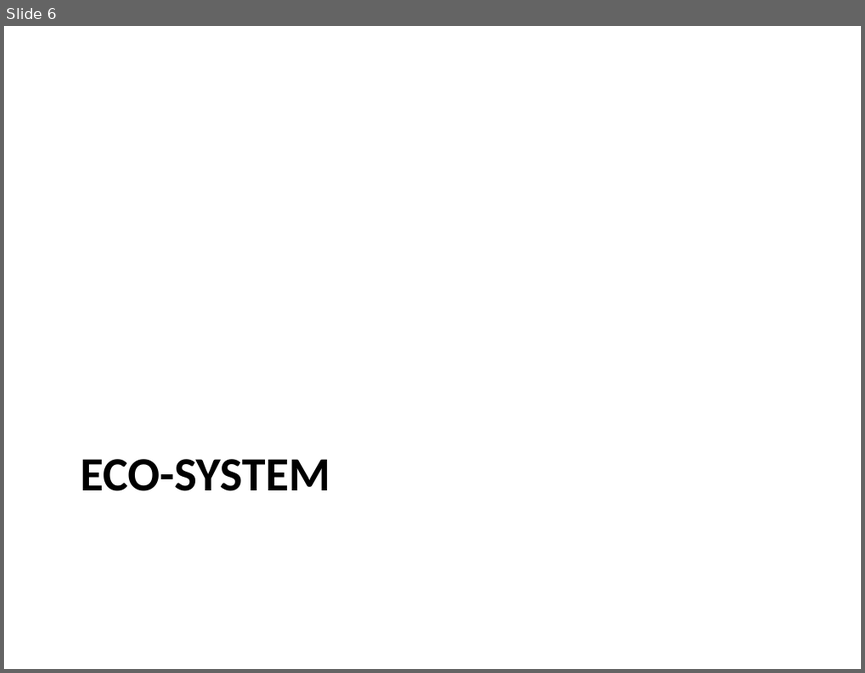
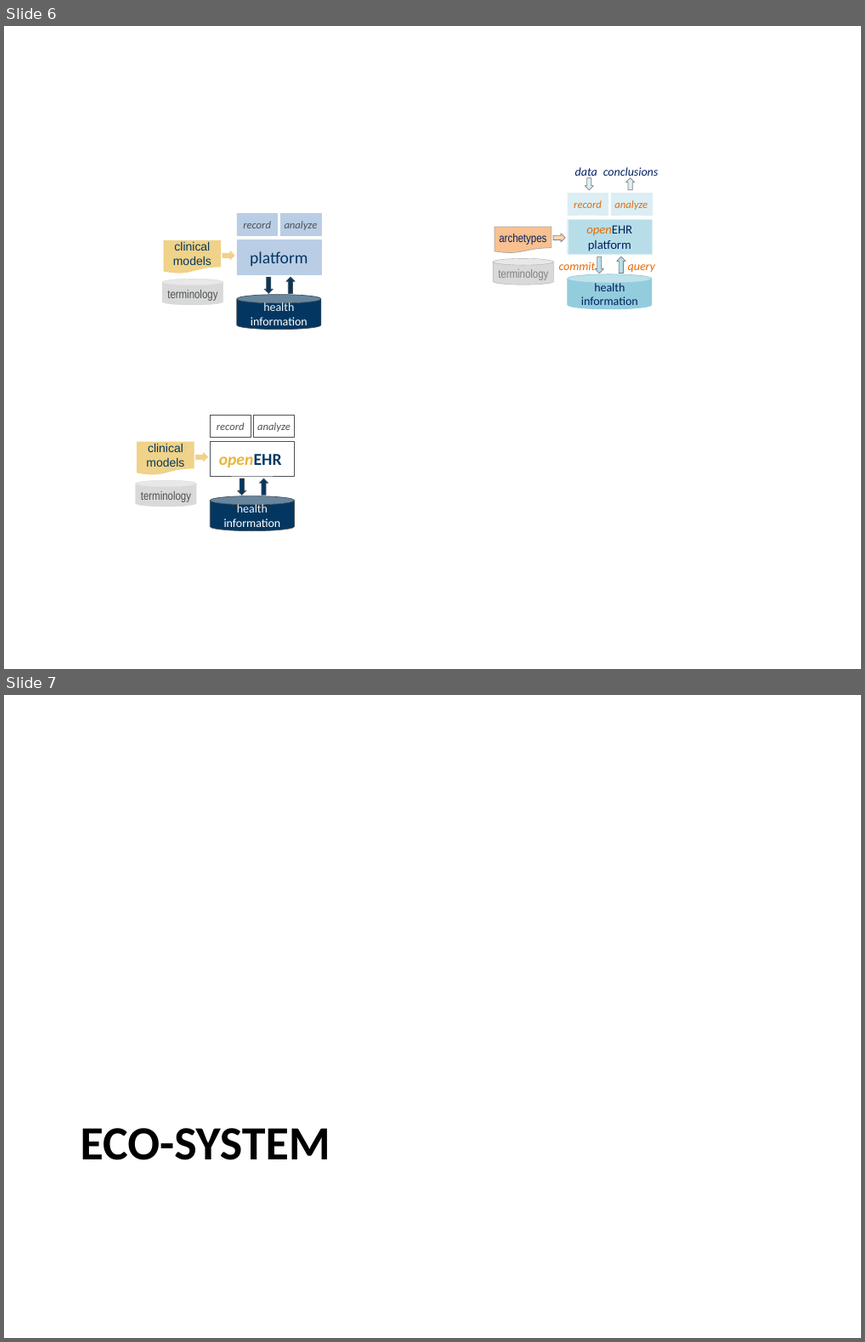
Before and after one commit to openEHR/openehr-website-php, a slide deck: files/diagrams/openEHR-diagrams.pptx. Shown one above the other, each under a label of ours: slide 6 before the commit, slides 6 and 7 after it. The pictures are 865x673 and 865x1342 pixels, drawn with LibreOffice and Linux fonts; fonts in the diff are those of the drawing. Boxes give left, top, right and bottom in pixels: in the first picture for what was removed or moved away, otherwise in the second. Text is boxed around its words. In the diff, an @@ line names an element or a change of style, - is before the commit and + after.

```diff
--- a/files/diagrams/openEHR-diagrams.pptx
+++ b/files/diagrams/openEHR-diagrams.pptx
@@ slide 6 added at bbox=[4, 26, 861, 669], background #FFFFFF @@
@@ text added at bbox=[575, 167, 597, 179], 10 pt, text #002060, italic @@
+data
@@ down arrow added at bbox=[585, 177, 594, 190], fill #DBEEF4, outline #808080 0.5 pt @@
@@ text added at bbox=[603, 167, 658, 179], 10 pt, text #002060, italic @@
+conclusions
@@ down arrow added at bbox=[626, 177, 635, 190], fill #DBEEF4, outline #808080 0.5 pt @@
@@ rectangle added at bbox=[567, 193, 608, 215], fill #DBEEF4, outline #DBEEF4 0.25 pt, 9 pt, text #E46C0A, italic @@
+record
@@ rectangle added at bbox=[611, 193, 652, 215], fill #DBEEF4, outline #DBEEF4 0.25 pt, 9 pt, text #E46C0A, italic @@
+analyze
@@ rectangle added at bbox=[237, 213, 278, 234], fill #B9CDE5, outline #B9CDE5 0.25 pt, 9 pt, text #4B5256, italic @@
+record
@@ rectangle added at bbox=[280, 213, 321, 234], fill #B9CDE5, outline #B9CDE5 0.25 pt, 9 pt, text #4B5256, italic @@
+analyze
@@ flow chart document added at bbox=[494, 227, 551, 253], fill #FAC090, outline #A6A6A6 0.5 pt, 10 pt, text #002060 @@
+archetypes
@@ rectangle added at bbox=[567, 219, 651, 254], fill #B7DEE8, outline #DBEEF4 0.25 pt, 10.5 pt, text #002060 @@
+openEHR platform
@@ flow chart document added at bbox=[164, 240, 221, 272], fill #F0D288, outline #F0D288 0.5 pt, 10 pt, text #033761 @@
+clinical models
@@ down arrow added at bbox=[222, 251, 234, 260], fill #F0D288, outline #F0D288 0.5 pt @@
@@ rectangle added at bbox=[237, 239, 321, 274], fill #B9CDE5, outline #B9CDE5 0.25 pt, 14 pt, text #033761 @@
+platform
@@ down arrow added at bbox=[553, 233, 565, 242], fill #FCD5B5, outline #808080 0.5 pt @@
@@ cylinder added at bbox=[162, 278, 223, 306], fill #D9D9D9, outline #D9D9D9 0.25 pt, 10 pt, text #4B5256 @@
+terminology
@@ down arrow added at bbox=[264, 277, 273, 293], fill #033761, outline #4B5256 0.5 pt @@
@@ down arrow added at bbox=[286, 277, 295, 293], fill #033761, outline #4B5256 0.5 pt @@
@@ cylinder added at bbox=[494, 258, 554, 284], fill #D9D9D9, outline #A6A6A6 0.25 pt, 10 pt, text #808080 @@
+terminology
@@ text added at bbox=[559, 261, 596, 270], 10 pt, text #E46C0A, italic @@
+commit
@@ cylinder added at bbox=[567, 274, 651, 310], fill #93CDDD, outline #93CDDD 0.5 pt, 10 pt, text #002060 @@
+health information
@@ down arrow added at bbox=[596, 256, 604, 272], fill #B7DEE8, outline #808080 0.5 pt @@
@@ down arrow added at bbox=[617, 256, 625, 272], fill #B7DEE8, outline #808080 0.5 pt @@
@@ text added at bbox=[628, 264, 655, 272], 10 pt, text #E46C0A, italic @@
+query
@@ cylinder added at bbox=[237, 295, 321, 329], fill #033761, outline #4B5256 0.5 pt, 10 pt, text #FFFFFF @@
+health information
@@ rectangle added at bbox=[210, 415, 250, 437], fill #FFFFFF, outline #4B5256 0.25 pt, 9 pt, text #4B5256, italic @@
+record
@@ rectangle added at bbox=[253, 415, 295, 437], fill #FFFFFF, outline #4B5256 0.25 pt, 9 pt, text #4B5256, italic @@
+analyze
@@ flow chart document added at bbox=[137, 442, 194, 474], fill #F0D288, outline #F0D288 0.5 pt, 10 pt, text #033761 @@
+clinical models
@@ down arrow added at bbox=[196, 453, 208, 461], fill #F0D288, outline #F0D288 0.5 pt @@
@@ rectangle added at bbox=[210, 441, 294, 476], fill #FFFFFF, outline #4B5256 0.25 pt, 14 pt, text #E7B63D, bold, italic @@
+openEHR
@@ cylinder added at bbox=[136, 480, 197, 506], fill #D9D9D9, outline #D9D9D9 0.25 pt, 10 pt, text #4B5256 @@
+terminology
@@ down arrow added at bbox=[238, 478, 246, 494], fill #033761, outline #4B5256 0.5 pt @@
@@ down arrow added at bbox=[259, 478, 268, 494], fill #033761, outline #4B5256 0.5 pt @@
@@ cylinder added at bbox=[210, 495, 294, 531], fill #033761, outline #4B5256 0.5 pt, 10 pt, text #FFFFFF @@
+health information
@@ what was slide 6 is now slide 7 @@
```
Also in this commit, not shown: 1 slide changed, 1 other slide added, 1 slide removed, 7 other files.
